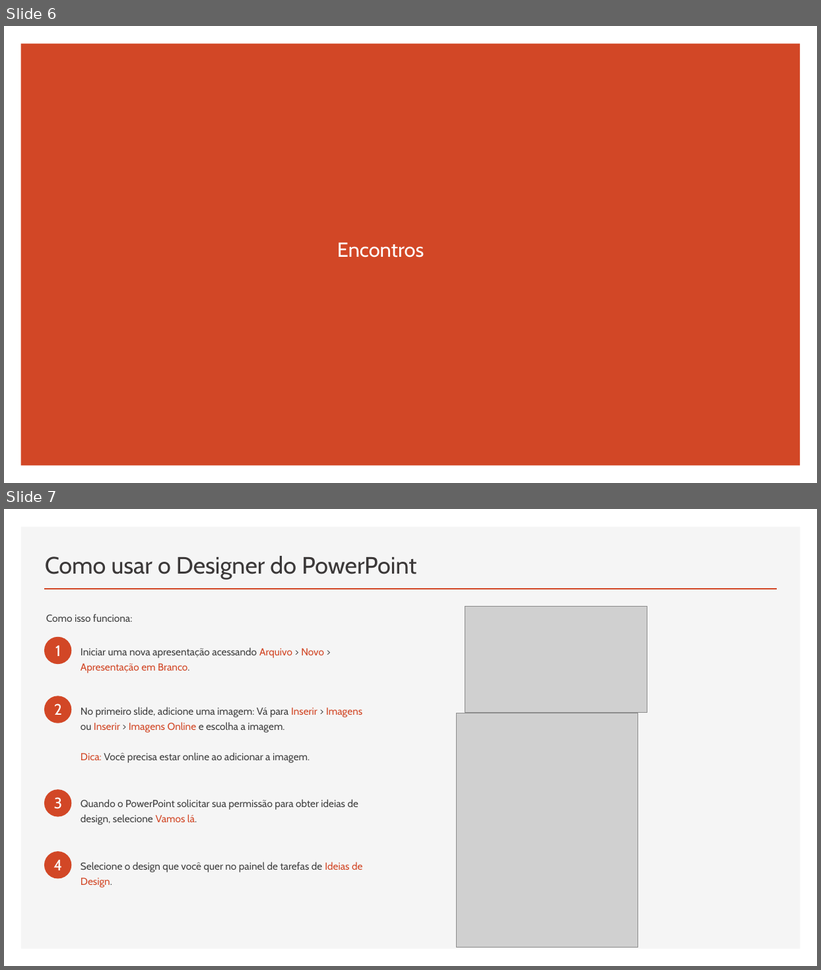
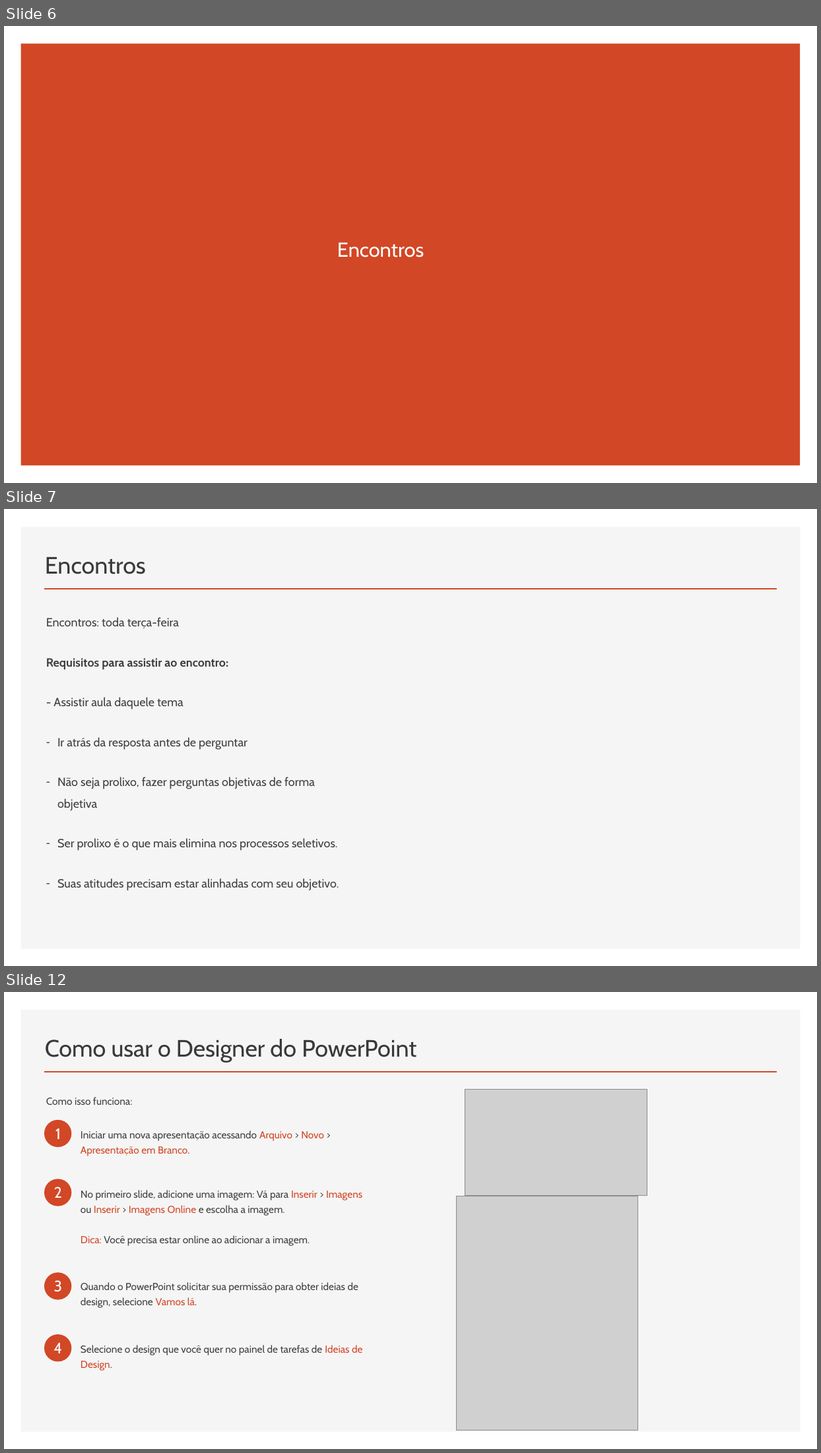
Before and after one commit to RaizaCirne/js-antes-do-react, a slide deck: Curso_Plano_da_Aprovacao/01_introducao.pptx. Shown one above the other, each under a label of ours: slides 6 and 7 before the commit, slides 6, 7 and 12 after it; the slides between them are not shown. The pictures are 821x970 and 821x1453 pixels, drawn with LibreOffice and Linux fonts; fonts in the diff are those of the drawing; grey boxes stand for pictures. Boxes give left, top, right and bottom in pixels: in the first picture for what was removed or moved away, otherwise in the second. Text is boxed around its words. In the diff, an @@ line names an element or a change of style, - is before the commit and + after.

```diff
--- a/Curso_Plano_da_Aprovacao/01_introducao.pptx
+++ b/Curso_Plano_da_Aprovacao/01_introducao.pptx
@@ slide 7 added at (4,509,817,966), background #FFFFFF; not listed: 2 template elements that a slide beside it also shows @@
@@ title added at (45,557,146,574), 28 pt, text #3B3838 @@
+Encontros
@@ text added at (46,617,339,891), 14 pt, text #404040 @@
+Encontros: toda terça-feira
+Requisitos para assistir ao encontro:
+- Assistir aula daquele tema
+– Ir atrás da resposta antes de perguntar
+– Não seja prolixo, fazer perguntas objetivas de forma objetiva
+– Ser prolixo é o que mais elimina nos processos seletivos.
+– Suas atitudes precisam estar alinhadas com seu objetivo.
@@ what was slide 7 is now slide 12 @@
```
Also in this commit, not shown: 4 other slides added.
